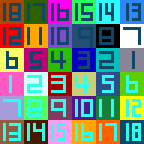
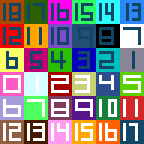
The second (144, 144) image is a revision of the first. Changes to its layers:
painted on "TestColorTiles.png" over (3, 75, 144, 141)
